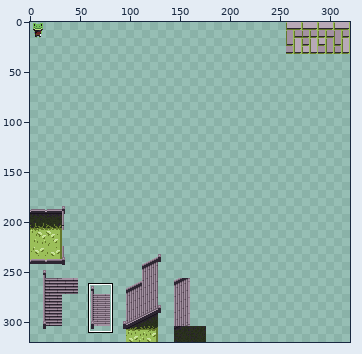
A pixel-art file gets an edit: Artwork/TileSets/TileMaps/Stone.ase. The picture above shows the old version from afar; the outline marks the close-up.
Close-up. First the earlier version:
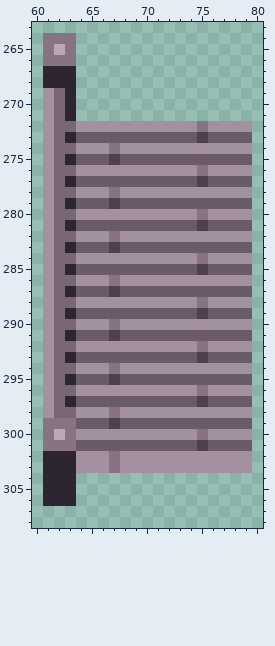
320x320 pixels, 1 frame. Colours within 5 levels of each other are drawn and written as one. Shown: x 60..80, y 263..308. The commit also changed other parts of the picture, which this record leaves out.
After:
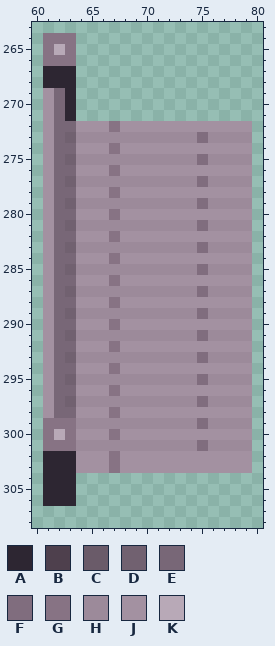
Palette (. is transparent): A #2d2632  B #4e404d  C #6a5b69  D #716170  E #786777  F #806d7e  G #877384  H #9c8a9a  J #a391a1  K #b8a9b7
The exact change:
Changed rows in their new state; - is an unchanged pixel.
first column x 63:
272 ----G-------J----
273 DHHHHHHHHHHHFHHHH
275 DHHHHHHHHHHHFHHHH
276 ----G-------J----
277 DHHHHHHHHHHHFHHHH
279 DHHHHHHHHHHHFHHHH
280 ----G-------J----
281 DHHHHHHHHHHHFHHHH
283 DHHHHHHHHHHHFHHHH
284 ----G-------J----
285 DHHHHHHHHHHHFHHHH
287 DHHHHHHHHHHHFHHHH
288 ----G-------J----
289 DHHHHHHHHHHHFHHHH
291 DHHHHHHHHHHHFHHHH
292 ----G-------J----
293 DHHHHHHHHHHHFHHHH
295 DHHHHHHHHHHHFHHHH
296 ----G-------J----
297 DHHHHHHHHHHHFHHHH
299 -HHHHHHHHHHHFHHHH
300 ----G-------J----
301 -HHHHHHHHHHHFHHHH
Pixel boxes of the changes (left, top, right, bottom) in both close-ups:
changed: (65, 121, 252, 451)
